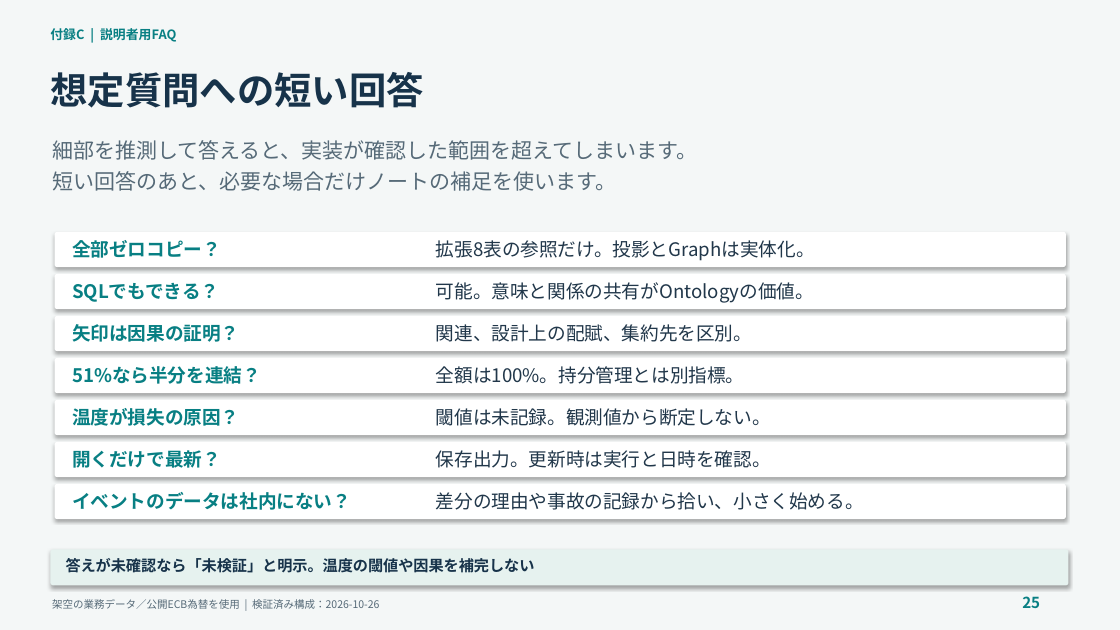
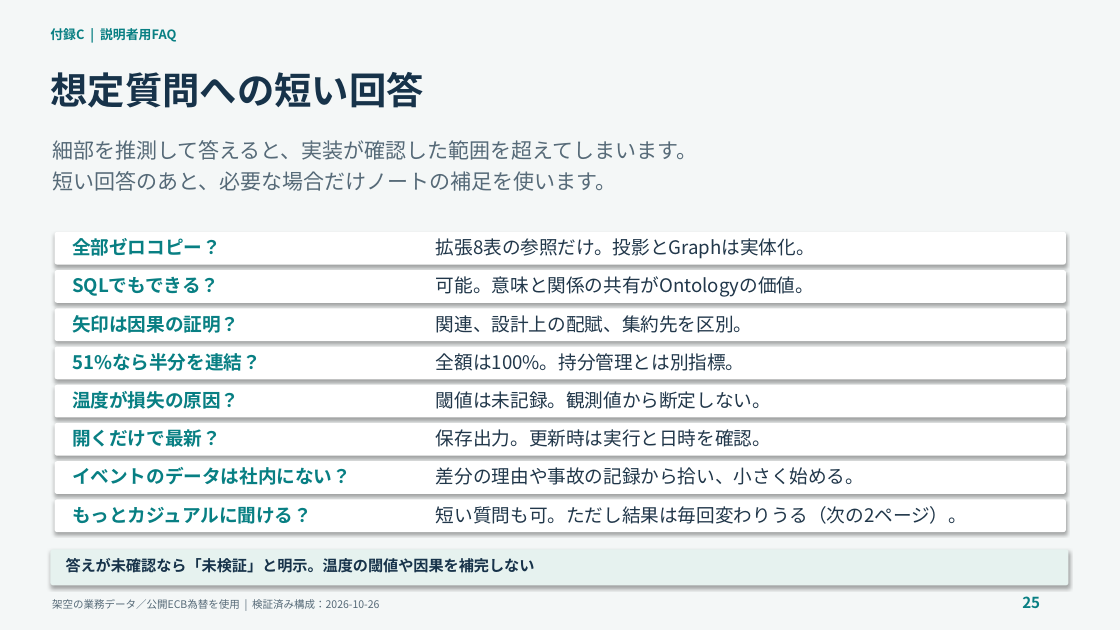
Before and after one commit to c-nova/FabricOntology_Trading, a slide deck: slide 25 of decks/TradingOntology_Demo_Presenter_Guide_JA.pptx. Drawn at 1120x630 pixels with LibreOffice and Linux fonts; fonts in the diff are those of the drawing. Boxes give left, top, right and bottom in pixels: in the first picture for what was removed or moved away, otherwise in the second. Text is boxed around its words. In the diff, an @@ line names an element or a change of style, - is before the commit and + after.

```diff
--- a/decks/TradingOntology_Demo_Presenter_Guide_JA.pptx
+++ b/decks/TradingOntology_Demo_Presenter_Guide_JA.pptx
@@ 2 texts, 1 rounded rectangle: place and size @@
-2 texts, 1 rounded rectangle at (55, 274, 1066, 309)
+2 texts, 1 rounded rectangle at (55, 270, 1066, 302)
@@ 2 texts, 2 rounded rectangles: place and size @@
-2 texts, 2 rounded rectangles at (55, 316, 1066, 393)
+2 texts, 2 rounded rectangles at (55, 308, 1066, 379)
@@ 4 texts, 1 rounded rectangle: place and size @@
-4 texts, 1 rounded rectangle at (55, 366, 1066, 435)
+4 texts, 1 rounded rectangle at (55, 353, 1066, 418)
@@ 2 texts, 1 rounded rectangle: place and size @@
-2 texts, 1 rounded rectangle at (55, 442, 1066, 477)
+2 texts, 1 rounded rectangle at (55, 423, 1066, 456)
@@ 2 texts, 1 rounded rectangle: place and size @@
-2 texts, 1 rounded rectangle at (55, 484, 1066, 519)
+2 texts, 1 rounded rectangle at (55, 461, 1066, 494)
@@ rounded rectangle added at (55, 500, 1066, 533), fill #FFFFFF @@
@@ text added at (72, 507, 312, 524), 16 pt, text #087F83, bold @@
+もっとカジュアルに聞ける？
@@ text added at (436, 506, 967, 524), 16 pt, text #21374A @@
+短い質問も可。ただし結果は毎回変わりうる（次の2ページ）。
```
Also in this commit, not shown: 18 other slides changed, 2 slides added, 9 other files.
